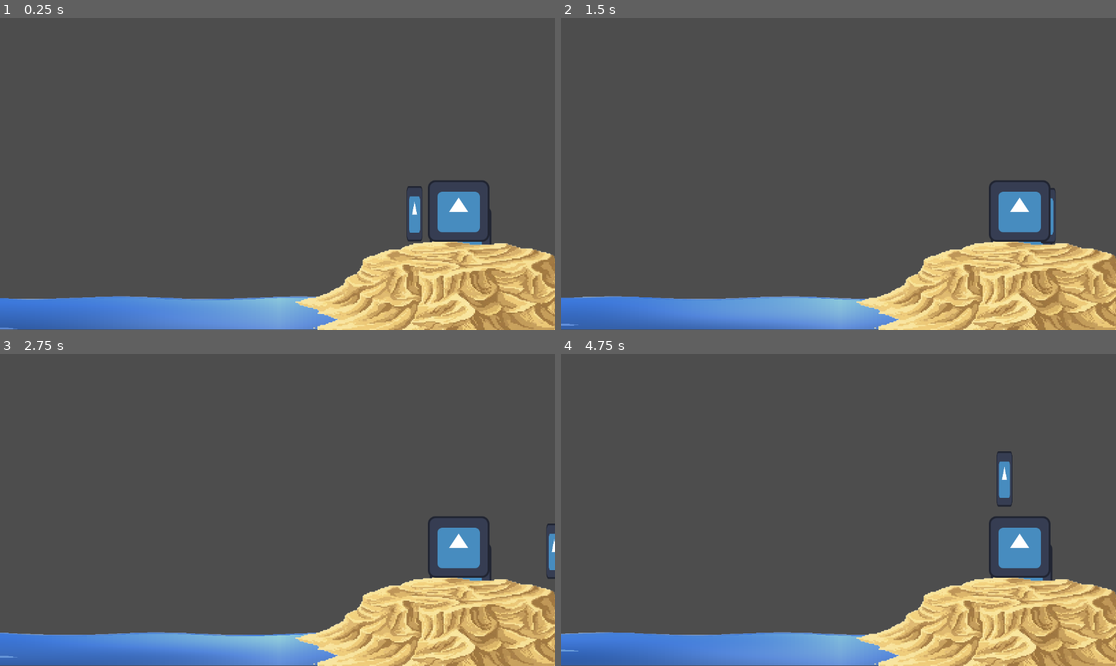
Above: before the commit, frames 1-4 (two rows, left to right).
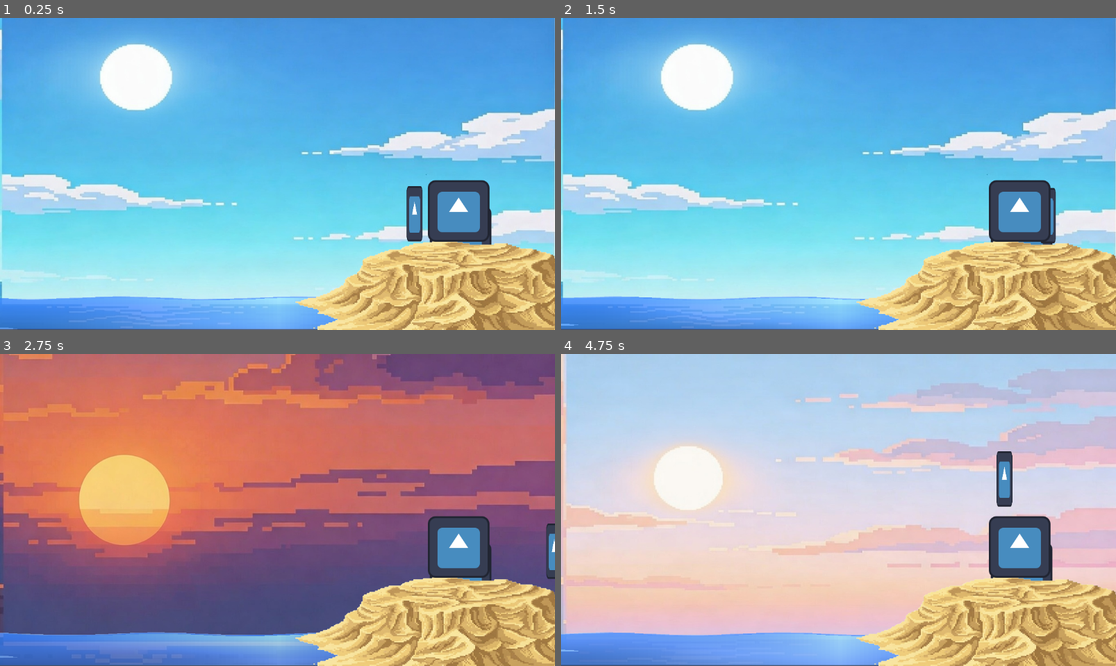
Above: after the commit, the same moments.

Repository: Jadiefication/Campfire-GameJam
Game: Godot game, scene res://scenes/base.tscn
The game is run twice, just before and just after one commit, with the same random seed, the same clock (stepped at 60 frames per second) and the same inputs. The engine's default icon, where the game draws it, is replaced by a stand-in: a white triangle on a blue panel in a dark square.
Inputs:
- Up to frame 1 (0.25 s): no input
- Up to frame 2 (1.5 s): tap Enter at 0.5 s; hold Right (move_right) 0.53-1.28 s; tap Space at 1.25 s; hold S (move_down) from 1.28 s (still down)
- Up to frame 3 (2.75 s): release S (move_down) at 2.03 s; hold Right (move_right) from 2.03 s (still down)
- Up to frame 4 (4.75 s): release Right (move_right) at 2.78 s; hold W (move_up) 2.78-3.53 s; tap Enter at 3.5 s; hold A (move_left) from 3.53 s (still down)

The runs differ from the first frame. In frame 1, 86% of the frame differs, in the area x 0-100%, y 0-100%; in frame 2, 87%; in frame 3, 82%; in frame 4, 87%.

Commit message:
slunicko opraveny

Diff:
--- a/scenes/base.tscn
+++ b/scenes/base.tscn
@@ -1,10 +1,10 @@
 [gd_scene format=3 uid="uid://tyqfqa6lqeoo"]
 
-[ext_resource type="Texture2D" uid="uid://chgggjn3ydls7" path="res://IMGS/hf_20260227_162936_fe19b117-8acf-4a83-b1c9-488ba4d16f74.jpeg" id="1"]
-[ext_resource type="PackedScene" uid="uid://eoyrkfeb6fl4" path="res://scenes/bubble_shader.tscn" id="1_hh5oj"]
+[ext_resource type="PackedScene" path="res://scenes/bubble_shader.tscn" id="1_hh5oj"]
 [ext_resource type="Shader" uid="uid://xt2jid722gi3" path="res://shaders/wave.gdshader" id="1_pvqg0"]
 [ext_resource type="Texture2D" uid="uid://d0285k5iabi3g" path="res://icon.svg" id="2_baglu"]
 [ext_resource type="Script" uid="uid://b8dg2daw424cb" path="res://scripts/background.gd" id="2_hh5oj"]
+[ext_resource type="Texture2D" uid="uid://b6e21y341pn1x" path="res://IMGS/day.jpg" id="2_vqfsp"]
 [ext_resource type="PackedScene" uid="uid://bk8vlqanbro6t" path="res://scenes/rope.tscn" id="3_t45w4"]
 [ext_resource type="PackedScene" uid="uid://c1v7a5htiqcsp" path="res://scenes/player.tscn" id="4_h5ip5"]
 [ext_resource type="Texture2D" uid="uid://fj3kyn7pqol6" path="res://island.png" id="5_40w10"]
@@ -36,9 +36,13 @@
 [node name="Background" type="TextureRect" parent="." unique_id=1107784584]
 offset_right = 1152.0
 offset_bottom = 645.0
-texture = ExtResource("1")
+texture = ExtResource("2_vqfsp")
 expand_mode = 1
 script = ExtResource("2_hh5oj")
+
+[node name="Timer" type="Timer" parent="Background" unique_id=1897685357]
+wait_time = 1.5099999999999998
+autostart = true
 
 [node name="Area2D" type="Area2D" parent="." unique_id=424514134]
 position = Vector2(0, 229)
--- a/scripts/background.gd
+++ b/scripts/background.gd
@@ -1,7 +1,8 @@
-extends Node2D
+extends TextureRect
 
 # List of background textures
 var backgrounds = [
+preload("res://IMGS/day.jpg"),
 preload("res://IMGS/eve.jpg"),
 preload("res://IMGS/nigg.jpg"),
 preload("res://IMGS/mor.jpeg")
@@ -10,7 +11,7 @@
 var current_index = 0
 
 func _ready():
-	$TextureRect.texture = backgrounds[current_index]
+	self.texture = backgrounds[current_index]
 	$Timer.connect("timeout", Callable(self, "_on_Timer_timeout"))
 
 func _on_Timer_timeout():
@@ -18,4 +19,4 @@
 	current_index += 1
 	if current_index >= backgrounds.size():
 		current_index = 0
-	$TextureRect.texture = backgrounds[current_index]
+	self.texture = backgrounds[current_index]
--- a/scripts/veruska_shop.gd
+++ b/scripts/veruska_shop.gd
@@ -1,10 +1,9 @@
 extends Area2D
 
-@export var popup_path : NodePath
 var popup
 var player_is_in_area: bool = false
 func _ready():
-	popup = get_node(popup_path)
+	popup = $Label
 	popup.visible = false
 
 # Called every frame. 'delta' is the elapsed time since the previous frame.
